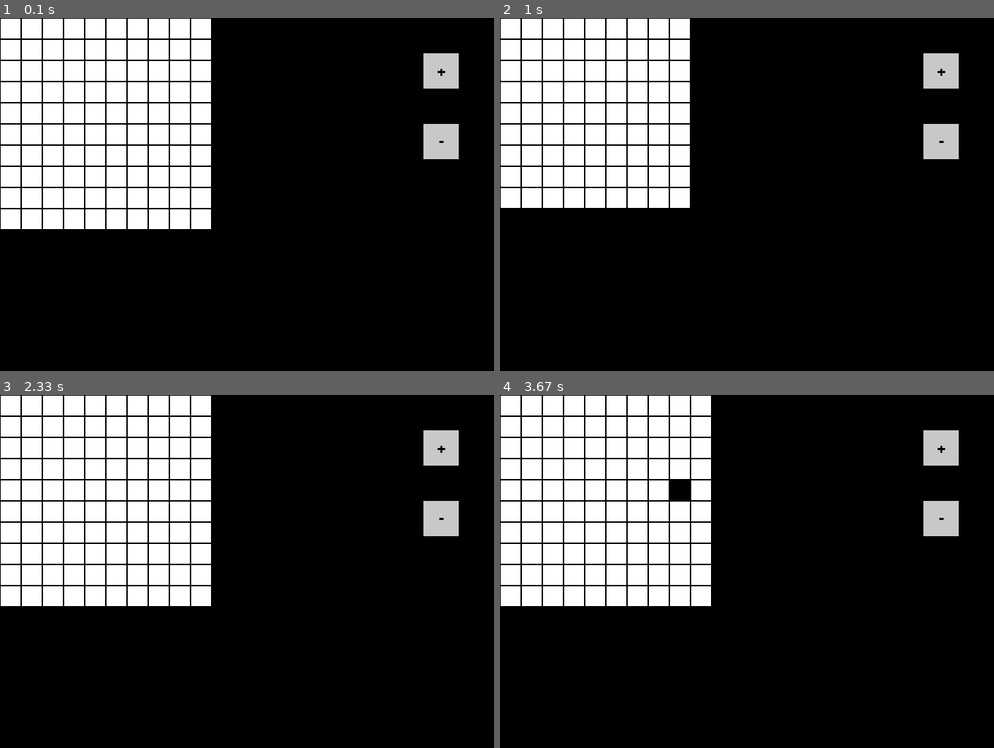
Above: before the commit, frames 1-4 (two rows, left to right).
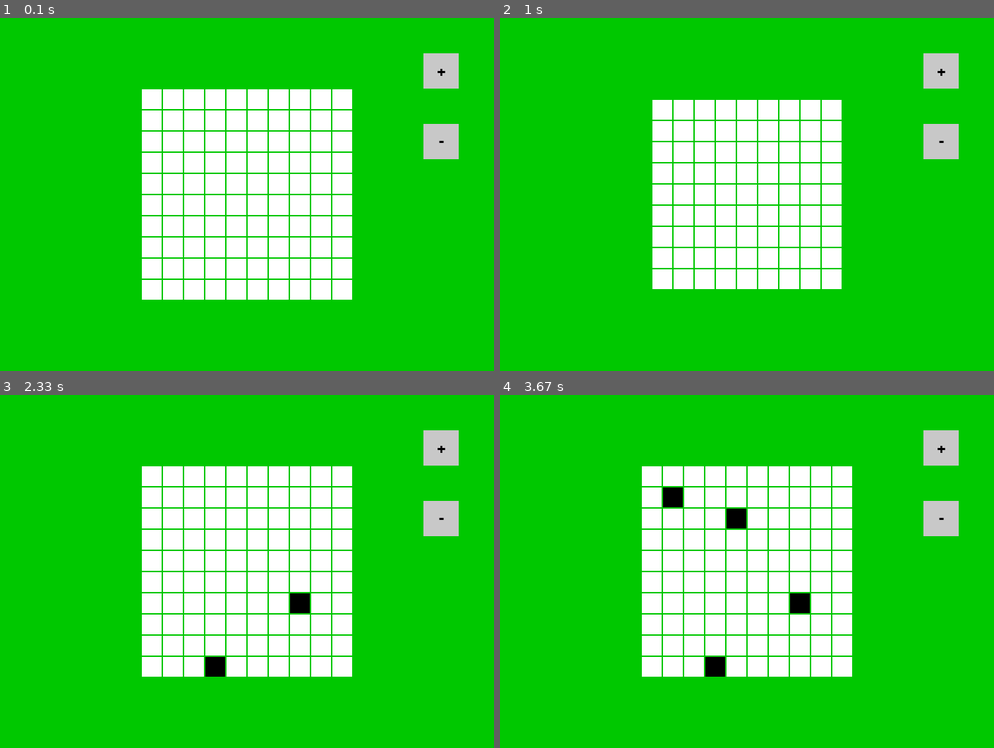
Above: after the commit, the same moments.

Repository: Diego-ipt/Pygame_nonograma
Game: pygame game, started from creador/creador.py
Same seed, same stepped clock (60 frames per second), same inputs: the game is played once before the commit and once after it.
Inputs (mouse positions are in pixels of both pictures, inside the frame that each line leads up to):
- Up to frame 1 (0.1 s): no input
- Up to frame 2 (1 s): click (747, 194) at 0.38 s; click (939, 141) at 0.72 s, where only the run after the commit has a clickable "-"
- Up to frame 3 (2.33 s): click (439, 447) at 1.05 s, where only the run after the commit has a clickable "+"; click (306, 603) at 1.38 s; click (222, 663) at 2.22 s
- Up to frame 4 (3.67 s): click (732, 511) at 2.55 s; click (677, 497) at 2.88 s

The runs differ from the first frame. In frame 1, 94% of the frame differs, in the area x 0-100%, y 0-100%; in frame 2, 97%; in frame 3, 94%; in frame 4, 94%.

Commit message:
Arreglos de interfaz para centrar tablero y funcionamiento de increase/decrease

Diff:
--- a/creador/creador.py
+++ b/creador/creador.py
@@ -1,5 +1,6 @@
 import pygame
 from enum import Enum
+from nonograma_core.colores import *
 
 class SettingsManager(Enum):
     MIN_GRID_SIZE = 5
@@ -7,7 +8,7 @@
     CELL_SIZE = 30
     DEFAULT_COLOR = (255, 255, 255)
     CLICKED_COLOR = (0, 0, 0)
-    BACKGROUND_COLOR = (0, 0, 0)
+    BACKGROUND_COLOR = VERDE_PRESIONADO
     BUTTON_COLOR = (200, 200, 200)
     BUTTON_TEXT_COLOR = (0, 0, 0)
 
@@ -23,9 +24,11 @@
 
 
 class CreatorBoard:
-    def __init__(self, grid_size, cell_size):
+    def __init__(self, grid_size, cell_size, x_offset = 0, y_offset = 0):
         self.grid_size = grid_size
         self.cell_size = cell_size
+        self.x_offset = x_offset
+        self.y_offset = y_offset
         self.board = [[Cell() for _ in range(grid_size)] for _ in range(grid_size)]
 
     def draw(self, surface):
@@ -33,24 +36,40 @@
             for col, cell in enumerate(rowOfCells):
                 color = cell.get_color()
                 pygame.draw.rect(surface, color, (
-                col * self.cell_size + 1, row * self.cell_size + 1, self.cell_size - 2, self.cell_size - 2))
+                self.x_offset + col * self.cell_size + 1,
+                self.y_offset + row * self.cell_size + 1,
+                self.cell_size - 2,
+                self.cell_size - 2))
 
     def handle_click(self, pos):
-        row = pos[1] // self.cell_size
-        col = pos[0] // self.cell_size
+        row = (pos[1] - self.y_offset) // self.cell_size
+        col = (pos[0] - self.x_offset) // self.cell_size
         if 0 <= row < self.grid_size and 0 <= col < self.grid_size:
             self.board[row][col].click()
 
+    #Redimensiona el tablero
     def resize(self, new_grid_size):
         self.grid_size = new_grid_size
         self.board = [[Cell() for _ in range(new_grid_size)] for _ in range(new_grid_size)]
 
+    #Calcula los offsets de nuevo para centrarlo al cambiar tamano
+    def centerBoard(self, window_width, window_height):
+        board_width = self.grid_size * self.cell_size
+        board_height = self.grid_size * self.cell_size
+        self.x_offset = (window_width - board_width) // 2
+        self.y_offset = (window_height - board_height) // 2
+
+
+
+#Botones utilizados para reducir y aumentar el tamano del tablero
 class SizeButton:
     def  __init__(self, x, y, width, height, text, action):
         self.rect = pygame.Rect(x, y, width, height)
         self.text = text
         self.action = action
-        self.font = pygame.font.Font(None, 32)
+        if (text != "Test"): #No se puede usar pygame en el test
+            self.font = pygame.font.Font(None, 32)
+
 
     def draw(self, surface):
         pygame.draw.rect(surface, SettingsManager.BUTTON_COLOR.value, self.rect)
@@ -61,7 +80,7 @@
     def isClicked(self, pos):
         return self.rect.collidepoint(pos)
 
-class Game:
+class CreatorWindow:
     def __init__(self, grid_size=SettingsManager.MAX_GRID_SIZE.value, cell_size=SettingsManager.CELL_SIZE.value):
         pygame.init()
         self.grid_size = grid_size
@@ -70,7 +89,7 @@
         self.windows_height = 500
         self.window = pygame.display.set_mode((self.windows_width, self.windows_height))
         self.clock = pygame.time.Clock()
-        self.board = CreatorBoard(grid_size, cell_size)
+        self.board = CreatorBoard(grid_size, cell_size, 50, 50)
         self.running = True
         self.size_buttons = [SizeButton(self.windows_width - 100, 50, 50, 50, '+', self.increaseGrid),
                              SizeButton(self.windows_width - 100, 150, 50, 50, '-', self.decreaseGrid)
@@ -80,19 +99,25 @@
         if self.grid_size < SettingsManager.MAX_GRID_SIZE.value:
             self.grid_size += 1
             self.board.resize(self.grid_size)
+            self.board.centerBoard(self.windows_width, self.windows_height)
 
+    #Incrementa el tamano del tablero
     def decreaseGrid(self):
         if self.grid_size > SettingsManager.MIN_GRID_SIZE.value:
             self.grid_size -= 1
             self.board.resize(self.grid_size)
+            self.board.centerBoard(self.windows_width, self.windows_height)
 
+
+    #Decrementa el tamano del tablero
     def handle_events(self):
         for event in pygame.event.get():
             if event.type == pygame.QUIT:
                 self.running = False
             elif event.type == pygame.MOUSEBUTTONDOWN and event.button == 1:
                 pos = event.pos
-                if pos[0] < self.grid_size * self.cell_size:
+                if self.board.x_offset <= pos[0] < self.board.x_offset + self.grid_size * self.cell_size and \
+                        self.board.y_offset <= pos[1] < self.board.y_offset + self.grid_size * self.cell_size:
                     self.board.handle_click(event.pos)
                 else:
                     for button in self.size_buttons:
@@ -105,6 +130,7 @@
             self.handle_events()
             self.window.fill(SettingsManager.BACKGROUND_COLOR.value)
             self.board.draw(self.window)
+            self.board.centerBoard(self.windows_width, self.windows_height)
             for button in self.size_buttons:
                 button.draw(self.window)
             pygame.display.flip()
@@ -112,5 +138,5 @@
 
 
 if __name__ == "__main__":
-    game = Game()
+    game = CreatorWindow()
     game.run()
--- a/tests/test_creador.py
+++ b/tests/test_creador.py
@@ -7,6 +7,7 @@
     assert button.rect == pygame.Rect(0,0,100,100)
     assert button.text == "Test"
     assert button.action == None
+
 
 def test_clickBoton():
     button = SizeButton(0,0,100,100,"Test",None)
@@ -19,12 +20,12 @@
     assert board.grid_size == 10
 
 def test_decreaseGrid():
-    game = Game()
+    game = CreatorWindow()
     game.decreaseGrid()
     assert game.grid_size == 9
 
 def test_increaseGrid():
-    game = Game()
+    game = CreatorWindow()
     game.decreaseGrid()
     game.increaseGrid()
     assert  game.grid_size == 10
